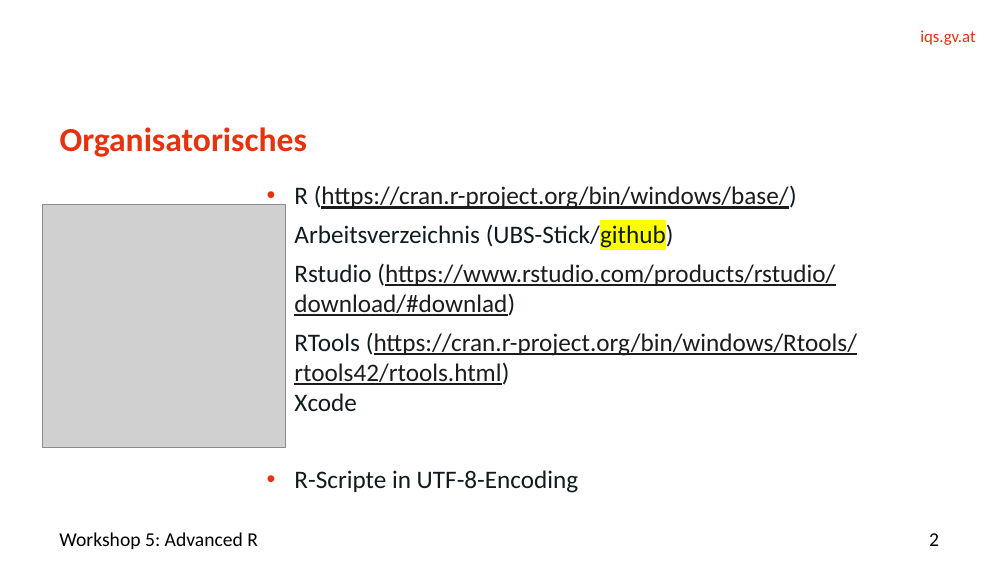
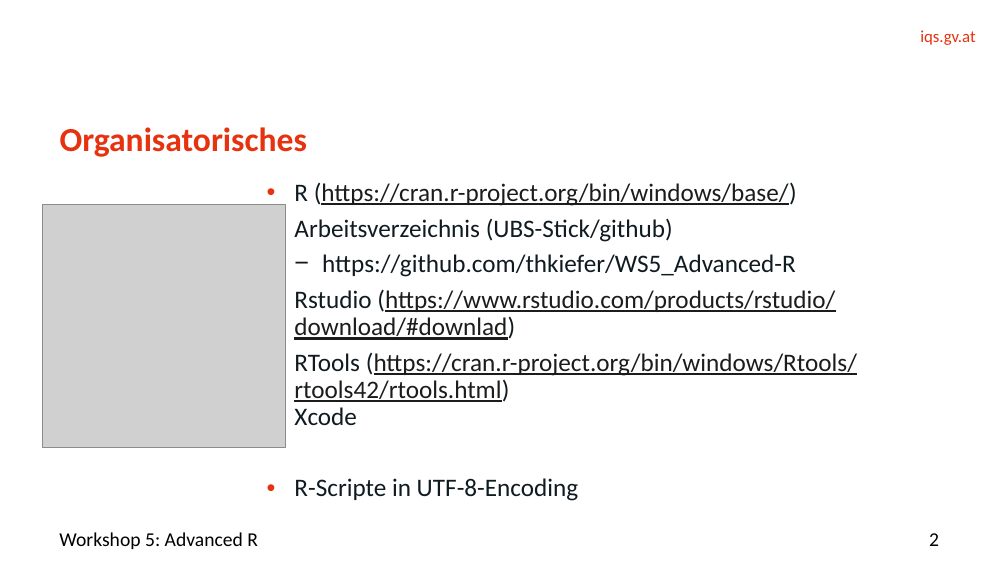
Before and after one commit to thkiefer/WS5_Advanced-R, a slide deck: slide 2 of Folien/WS5_Advanced-R.pptx. Drawn at 1008x567 pixels with LibreOffice and Linux fonts; fonts in the diff are those of the drawing; grey boxes stand for pictures; background and template pictures are left out. Boxes give left, top, right and bottom in pixels: in the first picture for what was removed or moved away, otherwise in the second. Text is boxed around its words. In the diff, an @@ line names an element or a change of style, - is before the commit and + after.

```diff
--- a/Folien/WS5_Advanced-R.pptx
+++ b/Folien/WS5_Advanced-R.pptx
@@ text at (294, 182, 857, 501): highlight #FFFF00 to none in "(UBS-Stick/github)"; line spacing 1 to 0.9 @@
@@ text at (322, 254, 796, 277): paragraph added @@
+  − https://github.com/thkiefer/WS5_Advanced-R
```
